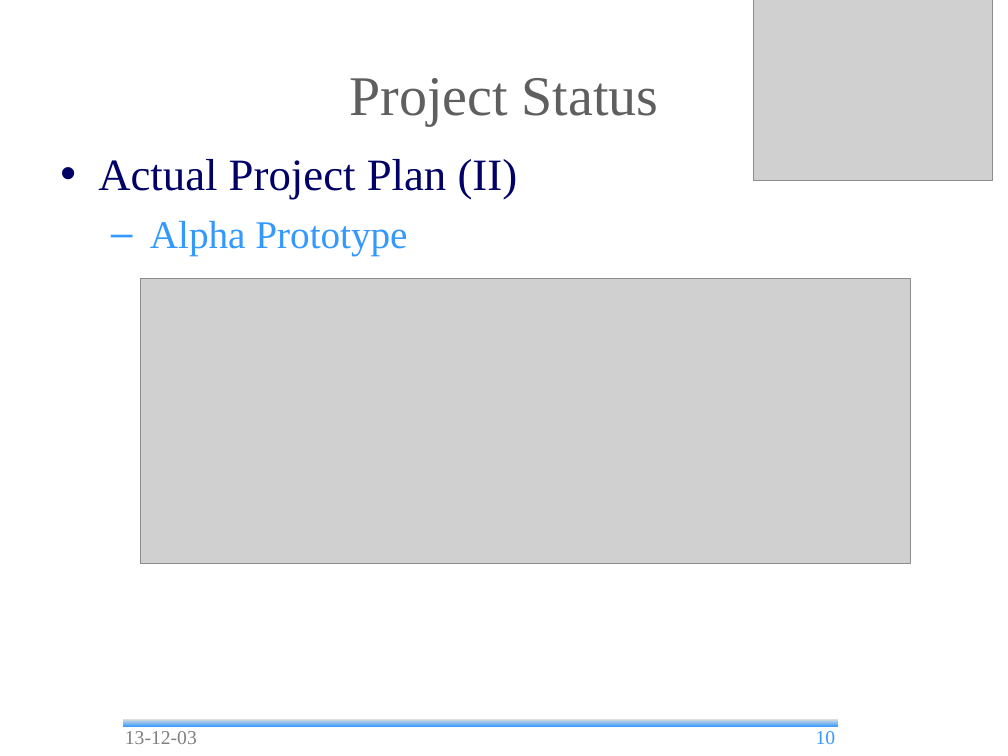
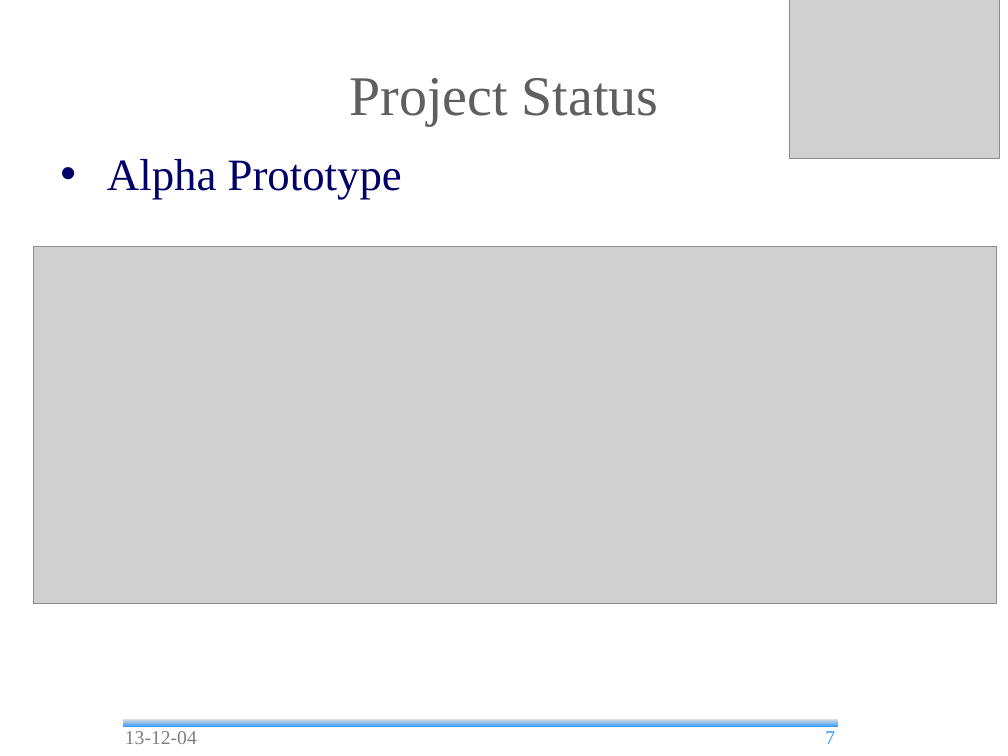
Before and after one commit to andrea-bottoli/DSD, a slide deck: slide 7 of Documentation/Presentations/Status_Report_2.odp (slide 10 before the commit). Drawn at 1008x756 pixels with LibreOffice and Linux fonts; fonts in the diff are those of the drawing; grey boxes stand for pictures; background and template pictures are left out. Boxes give left, top, right and bottom in pixels: in the first picture for what was removed or moved away, otherwise in the second. Text is boxed around its words. In the diff, an @@ line names an element or a change of style, - is before the commit and + after.

Commit message:
Status Report 2 presentation

```diff
--- a/Documentation/Presentations/Status_Report_2.odp
+++ b/Documentation/Presentations/Status_Report_2.odp
@@ picture: place and size @@
-picture at [754,0,992,180]
+picture at [789,0,999,158]
@@ text "Alpha Prototype" at [107,159,402,200]: size 28 to 32 pt, text colour #3399FF to #000066; bullet – to •; list level 2 to 1 in "Alpha Prototype"; bullet colour #3399FF to #000066 @@
@@ text at [98,159,518,200]: paragraph removed @@
-• Actual Project Plan (II)
@@ picture: place and size @@
-picture at [141,278,911,563]
+picture at [33,247,996,604]
@@ text at [125,731,197,744]: text changed @@
-13-12-03
+13-12-04
@@ page number at [825,731,835,744]: text changed @@
-10
+7
```
Also in this commit, not shown: 20 other slides changed, 11 slides added, 14 slides removed, 1 other file.
